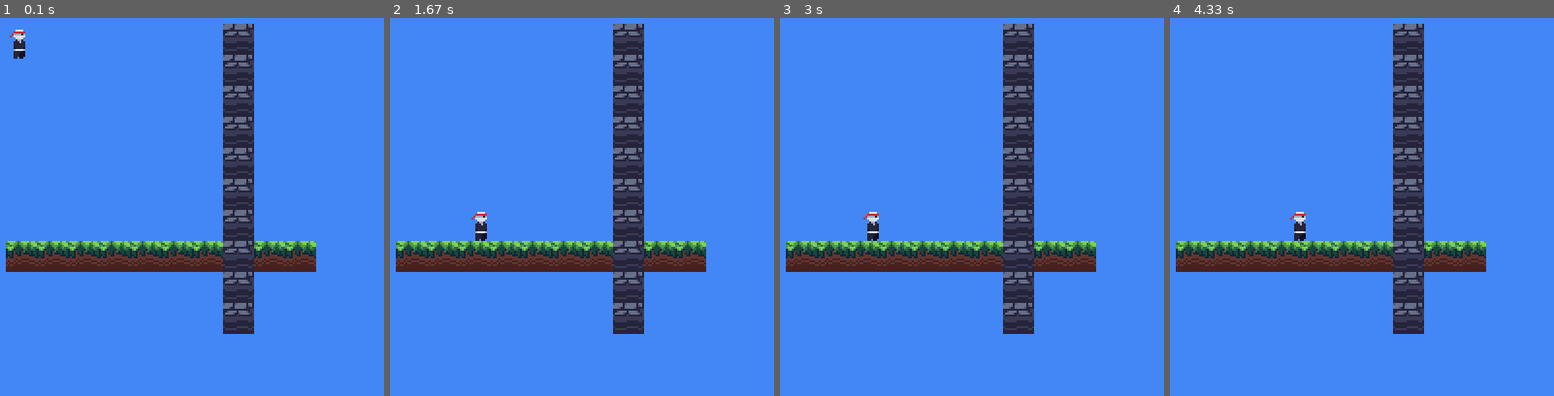
Above: before the commit, frames 1-4 (left to right).
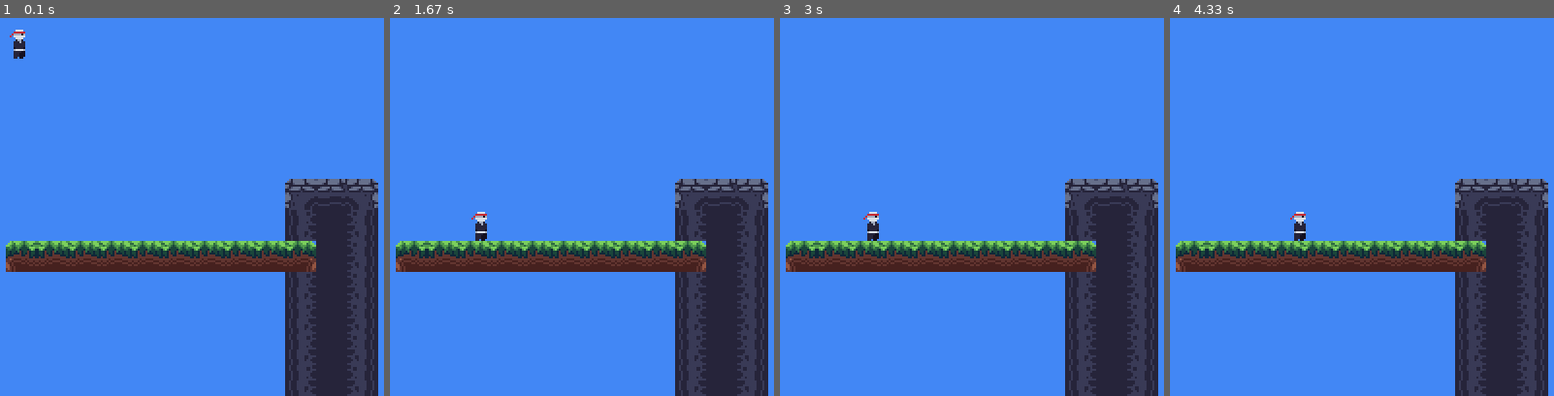
Above: after the commit, the same moments.

Repository: Garudaakuma/Learning-pygame
Game: pygame game, started from projeto.py
Same seed, same stepped clock (60 frames per second), same inputs: the game is played once before the commit and once after it.
Inputs:
- Up to frame 1 (0.1 s): no input
- Up to frame 2 (1.67 s): hold Right 0.33-0.8 s; hold Right 0.83-1.3 s; hold Left from 1.33 s (still down)
- Up to frame 3 (3 s): release Left at 1.87 s; hold Left 1.9-2.3 s; hold Right 2.33-2.97 s
- Up to frame 4 (4.33 s): hold Left 3-3.47 s; hold Right 3.5-3.97 s; hold Right from 4 s (still down)

The runs differ from the first frame. In frame 1, 20% of the frame differs, in the area x 1-99%, y 1-100%; in frame 2, 20%; in frame 3, 20%; in frame 4, 20%.

Commit message:
micro_updates and map update

Diff:
--- a/DATA/SCRIPT/tile_map.py
+++ b/DATA/SCRIPT/tile_map.py
@@ -13,8 +13,24 @@
         self.offgrid_tiles = []
 
         for i in range(10):
-            self.tile_map[str(3 + i) + ';10'] = {'type': 'grass', 'variant': 1, 'pos': (3 + i, 10)}
-            self.tile_map['10;' + str(3 + i)] = {'type': 'stone', 'variant': 1, 'pos': (10, 3 + i)}
+            if i == 0:
+                self.tile_map[f"{3 + i};10"] = {'type': 'grass', 'variant': 0, 'pos': (3 + i, 10)}
+
+                self.tile_map[f"12;{8 + i}"] = {'type': 'stone', 'variant': 0, 'pos': (12, 8 + i)}
+                self.tile_map[f"13;{8 + i}"] = {'type': 'stone', 'variant': 1, 'pos': (13, 8 + i)}
+                self.tile_map[f"14;{8 + i}"] = {'type': 'stone', 'variant': 2, 'pos': (14, 8 + i)}
+            elif i == 9:
+                self.tile_map[str(3 + i) + ';10'] = {'type': 'grass', 'variant': 2, 'pos': (3 + i, 10)}
+
+                self.tile_map[f"12;{8 + i}"] = {'type': 'stone', 'variant': 6, 'pos': (12, 8 + i)}
+                self.tile_map[f"13;{8 + i}"] = {'type': 'stone', 'variant': 5, 'pos': (13, 8 + i)}
+                self.tile_map[f"14;{8 + i}"] = {'type': 'stone', 'variant': 4, 'pos': (14, 8 + i)}
+            else:
+                self.tile_map[str(3 + i) + ';10'] = {'type': 'grass', 'variant': 1, 'pos': (3 + i, 10)}
+
+                self.tile_map[f"12;{8 + i}"] = {'type': 'stone', 'variant': 3, 'pos': (12, 8 + i)}
+                self.tile_map[f"13;{8 + i}"] = {'type': 'stone', 'variant': 8, 'pos': (13, 8 + i)}
+                self.tile_map[f"14;{8 + i}"] = {'type': 'stone', 'variant': 7, 'pos': (14, 8 + i)}
 
     def tiles_around(self, pos):
         tiles = []
--- a/DATA/SCRIPT/utility.py
+++ b/DATA/SCRIPT/utility.py
@@ -5,14 +5,14 @@
 BASE_IMG_PATH = 'DATA/IMAGES/'
 
 
-def load_image(path):
+def load_image(path:str):
     img = pygame.image.load(BASE_IMG_PATH + path).convert()
     img.set_colorkey('#000000')
     return img
 
 
-def load_images(path):
+def load_images(path:str):
     images = []
     for img_name in sorted(os.listdir(BASE_IMG_PATH + path)):
-        images.append(load_image(path + '/' + img_name))
+        images.append(load_image(f'{path}/{img_name}'))
     return images
Renamed: DATA/JSONS/0.json -> DATA/MAPS/0.json
Renamed: DATA/JSONS/1.json -> DATA/MAPS/1.json
Renamed: DATA/JSONS/2.json -> DATA/MAPS/2.json
